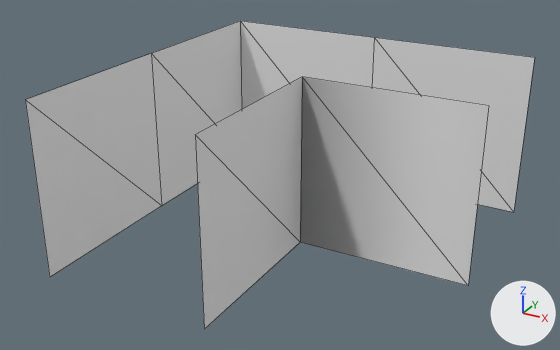
An edit to the OBJ model assets/models/turn_right/turn_right_wall.obj, drawn before and after from the same camera.
Both versions are drawn from a 50 mm lens placed at (4.66, -5.14, 2.37), pointed at (0.82, 1.84, -1.12). The lights are fixed; the arrows at lower right show +X, +Y and +Z. Mesh edges are drawn as thin lines. Where no turn or scale is listed for an object, it has been applied to the vertices. Vertices at the same position are counted once.

The scene before the commit, as lines of its bpy script (objects in view):
```python
mat_material_001 = principled_material('Material.001')
mat_material_001.base_color = (0.8, 0.8, 0.8)  # white #e7e7e7
mat_material_001.roughness = 0.526
me_turn_right_wall = bpy.data.meshes.new('turn_right_wall')
me_turn_right_wall.from_pydata(...)  # 16 vertices, 12 faces; spans x -1.0..3.0, y 0.0..4.0, z -2.0..0.0
me_turn_right_wall.materials.append(mat_material_001)  # its picture is missing
# before: 2 (1.0, 2.0, 0.0) at pixel (302, 76), 3 (1.0, 2.0, -2.0) at pixel (300, 242), 4 (-1.0, 2.0, 0.0) at pixel (151, 53), 5 (-1.0, 2.0, -2.0) at pixel (161, 205), 9 (-1.0, 4.0, -2.0)
# before: 14 (1.0, 0.0, 0.0) at pixel (195, 134), 15 (1.0, 0.0, -2.0) at pixel (204, 329)
ob_turn_right_wall = bpy.data.objects.new('turn_right_wall', me_turn_right_wall)
ob_turn_right_wall.location = (0.0, 0.0, 0.0)
```
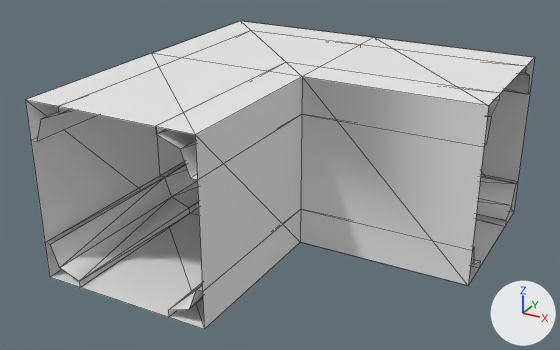
What changed in the scene script:
```text
Change mat_material_001:
    mat_material_001.roughness: 0.526 -> 1.0
Change me_turn_right_wall:
    where me_turn_right_wall.from_pydata(...)  # 16 vertices, 12 faces; spans x -1.0..3.0, y 0.0..4.0, z -2.0..0.0
    used by ob_turn_right_wall; location = (0.0, 0.0, 0.0)
    verts and faces of me_turn_right_wall; kept vertices keep their numbers, new ones are numbered from 16
    me_turn_right_wall part 1
    add delete_faces([(4, 5, 9), (2, 14, 3), (3, 14, 15)])
    add verts[16] = (-1.0, 2.0, -2.0)
    add verts[17] = (1.0, 2.0, -2.0)  # pixel (300, 242)
    add faces += [(4, 16, 9), (2, 17, 14), (14, 17, 15)]
Add me_plane_004:
    me_plane_004.from_pydata(...)  # 53 vertices, 56 faces; spans x -1.0..3.0, y 0.0..4.0, z -0.42..0.01
    me_plane_004.materials.append(mat_material_001)  # its picture is missing
Add me_plane_001:
    me_plane_001.from_pydata(...)  # 50 vertices, 56 faces; spans x -1.0..3.0, y 0.0..4.0, z -2.01..-1.57
    me_plane_001.materials.append(mat_material_001)  # its picture is missing
Add ob_plane_004:
    ob_plane_004 = bpy.data.objects.new('Plane.004', me_plane_004)
    ob_plane_004.location = (0.0, 0.0, 0.0)
Add ob_plane_001:
    ob_plane_001 = bpy.data.objects.new('Plane.001', me_plane_001)
    ob_plane_001.location = (0.0, 0.0, 0.0)
```

Changed parts and their boxes (x1, y1, x2, y2) in the pictures (560 x 350 px; the box of a moved part takes in the faces that stretch with it):
'turn_right_wall', surface changed, reshaped: before (25, 21, 535, 329); after (25, 57, 535, 329)
'Plane.004', added: after (26, 21, 534, 180)
'Plane.001', added: after (45, 161, 518, 329)
part 1 of me_turn_right_wall, moved or reshaped: before (151, 53, 302, 329); after (157, 77, 302, 329)
